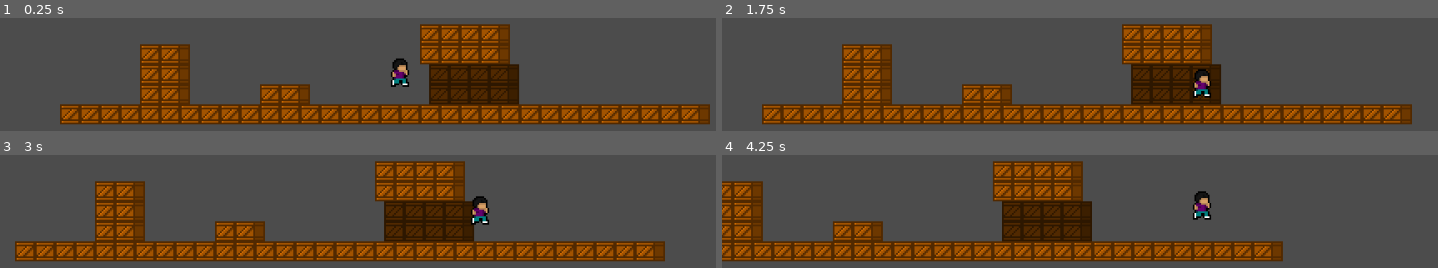
Above: before the commit, frames 1-4 (two rows, left to right).
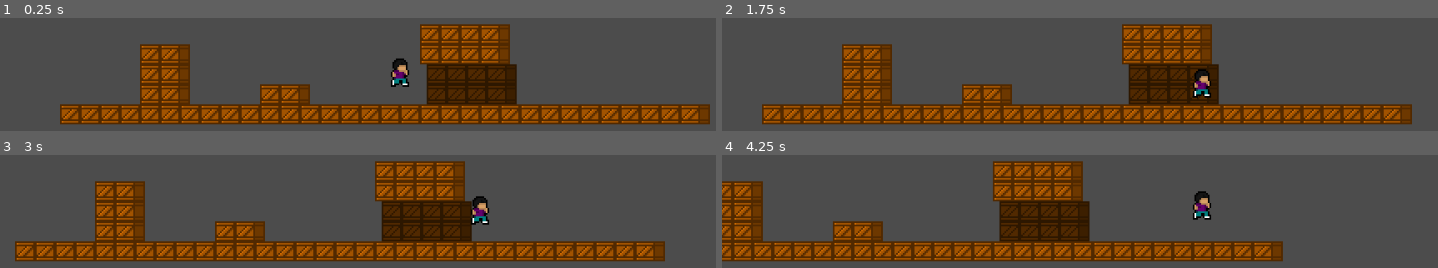
Above: after the commit, the same moments.

Repository: Guilherme-Calland/superMegaDorito
Game: Godot game, scene res://scenes/level/TestLevel.tscn
Same seed, same stepped clock (60 frames per second), same inputs: the game is played once before the commit and once after it.
Inputs:
- Up to frame 1 (0.25 s): no input
- Up to frame 2 (1.75 s): hold Shift (grab) 0.53-1.28 s; hold D (right) from 0.53 s (still down); tap W (jump) at 0.77, 0.8, 1.07, 1.35, 1.52 s; tap Shift (grab) at 1.55 s
- Up to frame 3 (3 s): tap W (jump) at 1.82, 2.3 s; release D (right) at 2.03 s; hold A (left) 2.03-2.78 s; hold Shift (grab) 2.03-2.78 s; tap Enter at 2.75 s; hold D (right) from 2.78 s (still down); tap Shift (grab) at 2.85 s
- Up to frame 4 (4.25 s): keep holding D (right); tap W (jump) at 3.02, 3.32, 3.6, 3.77, 4.07 s

The runs differ from the first frame. In frame 1, 1.1% of the frame differs, in the area x 59-73%, y 40-77%; in frame 2, 0.9%; in frame 3, 1.0%; in frame 4, 1.2%, in the area x 38-52%, y 40-77%.

Commit message:
randmoizing collision audio

Diff:
--- a/scenes/level/TestLevel.tscn
+++ b/scenes/level/TestLevel.tscn
@@ -30,7 +30,7 @@
 format = 1
 
 [node name="WoodBoxScenary2" type="TileMap" parent="."]
-position = Vector2( 5.482, 0 )
+position = Vector2( 3.785, 0 )
 tile_set = ExtResource( 1 )
 cell_size = Vector2( 12, 12 )
 format = 1
--- a/scenes/player/Player.tscn
+++ b/scenes/player/Player.tscn
@@ -21,6 +21,16 @@
 "name": "idle",
 "speed": 5.0
 }, {
+"frames": [ ExtResource( 12 ) ],
+"loop": true,
+"name": "grab",
+"speed": 5.0
+}, {
+"frames": [ ExtResource( 9 ) ],
+"loop": false,
+"name": "jump",
+"speed": 5.0
+}, {
 "frames": [ ExtResource( 10 ), ExtResource( 6 ), ExtResource( 10 ), ExtResource( 2 ) ],
 "loop": true,
 "name": "run",
@@ -34,16 +44,6 @@
 "frames": [ ExtResource( 11 ), ExtResource( 7 ) ],
 "loop": true,
 "name": "touchIdle",
-"speed": 5.0
-}, {
-"frames": [ ExtResource( 9 ) ],
-"loop": false,
-"name": "jump",
-"speed": 5.0
-}, {
-"frames": [ ExtResource( 12 ) ],
-"loop": true,
-"name": "grab",
 "speed": 5.0
 } ]
 
--- a/scripts/player/Audio.gd
+++ b/scripts/player/Audio.gd
@@ -9,47 +9,89 @@
 var isOnWall
 var isOnCeiling
 
+var woodAudioPath0 = "res://audio/player/wood/0.ogg"
+var woodAudioPath1 = "res://audio/player/wood/1.ogg"
+var woodAudioPath2 = "res://audio/player/wood/2.ogg"
+var woodAudioPath3 = "res://audio/player/wood/3.ogg"
+var woodAudioPath4 = "res://audio/player/wood/4.ogg"
+var woodAudioPath5 = "res://audio/player/wood/5.ogg"
+var woodAudioPath6 = "res://audio/player/wood/6.ogg"
+var woodAudioPath7 = "res://audio/player/wood/7.ogg"
+var woodAudioPath8 = "res://audio/player/wood/8.ogg"
+
 func emitAudio(sprite, flags):
 	unpackBundle(flags)
+	handleRunAudio(sprite)
+	handleCollisionAudio()
 
+func unpackBundle(flags):
+	isOnFloor = flags["isOnFloor"]
+	isOnWall = flags["isOnWall"]
+	isOnCeiling = flags["isOnCeiling"]
+
+func handleFloorCollisionAudio():
+	if not isOnFloor:
+		landingAudioUnlocked = true
+	elif isOnFloor:
+		if landingAudioUnlocked:
+			playWoodAudio()
+
+func handleWallCollisionAudio():
+	if not isOnWall:
+		wallTouchAudioUnlocked = true
+	elif isOnWall:
+		if wallTouchAudioUnlocked:
+			wallTouchAudioUnlocked = false
+			playWoodAudio()
+
+func handleCeilingCollisionAudio():
+	if not isOnCeiling:
+		ceilingTouchAudioUnlocked = true
+	elif isOnCeiling:
+		if ceilingTouchAudioUnlocked:
+			ceilingTouchAudioUnlocked = false
+			playWoodAudio()
+
+func handleRunAudio(sprite):
 	if sprite.animation == "run":
 		var frame = sprite.get_frame()
 		if runAudioUnlocked:
 			if not playing:
-				stream = load("res://audio/0.ogg")
 				if frame%2 == 0:
-					play()
-
+					playWoodAudio()
 		if frame == 2:
 			runAudioUnlocked = true
 	else:
 		runAudioUnlocked = false
 
-	if not isOnFloor:
-		landingAudioUnlocked = true
-	elif isOnFloor:
-		if landingAudioUnlocked:
-			stream = load("res://audio/0.ogg")
-			play()
-			landingAudioUnlocked = false
+func handleCollisionAudio():
+	handleFloorCollisionAudio()
+	handleWallCollisionAudio()
+	handleCeilingCollisionAudio()
 
-	if not isOnWall:
-		wallTouchAudioUnlocked = true
-	elif isOnWall:
-		if wallTouchAudioUnlocked:
-			stream = load("res://audio/0.ogg")
-			play()
-			wallTouchAudioUnlocked = false
-
-	if not isOnCeiling:
-		ceilingTouchAudioUnlocked = true
-	elif isOnCeiling:
-		if ceilingTouchAudioUnlocked:
-			stream = load("res://audio/0.ogg")
-			play()
-			ceilingTouchAudioUnlocked = false
-
-func unpackBundle(flags):
-	isOnFloor = flags["isOnFloor"]
-	isOnWall = flags["isOnWall"]
-	isOnCeiling = flags["isOnCeiling"]
+func playWoodAudio():
+	landingAudioUnlocked = false
+	var generator = RandomNumberGenerator.new()
+	generator.randomize()
+	var randNum = generator.randf_range(0, 9) as int
+	var audioPath = woodAudioPath0
+	if randNum == 0:
+		audioPath = woodAudioPath0
+	elif randNum == 1:
+		audioPath = woodAudioPath1
+	elif randNum == 2:
+		audioPath= woodAudioPath2
+	elif randNum == 3:
+		audioPath == woodAudioPath3
+	elif randNum == 4:
+		audioPath = woodAudioPath4
+	elif randNum == 5:
+		audioPath = woodAudioPath5
+	elif randNum == 6:
+		audioPath = woodAudioPath6
+	elif randNum == 7:
+		audioPath = woodAudioPath7
+	elif randNum == 8:
+		audioPath = woodAudioPath8
+	stream = load(audioPath)
+	play()
Not shown, removed: audio/0.ogg.import
Not shown, added: audio/player/wood/0.ogg.import
Not shown, added: audio/player/wood/1.ogg.import
Not shown, added: audio/player/wood/2.ogg.import
Not shown, added: audio/player/wood/3.ogg.import
Not shown, added: audio/player/wood/4.ogg.import
Not shown, added: audio/player/wood/5.ogg.import
Not shown, added: audio/player/wood/6.ogg.import
Not shown, added: audio/player/wood/7.ogg.import
Not shown, added: audio/player/wood/8.ogg.import
Not shown, added: audio/player/wood/0.ogg
Not shown, added: audio/player/wood/1.ogg
(and 7 more such lines)
